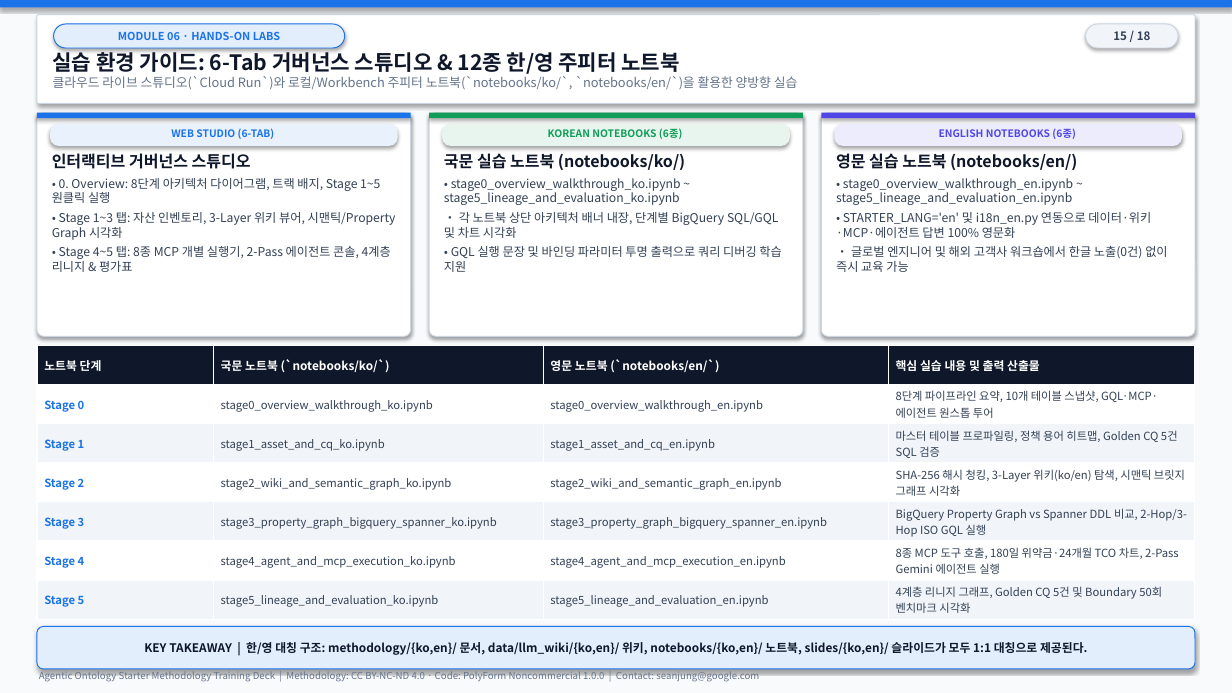
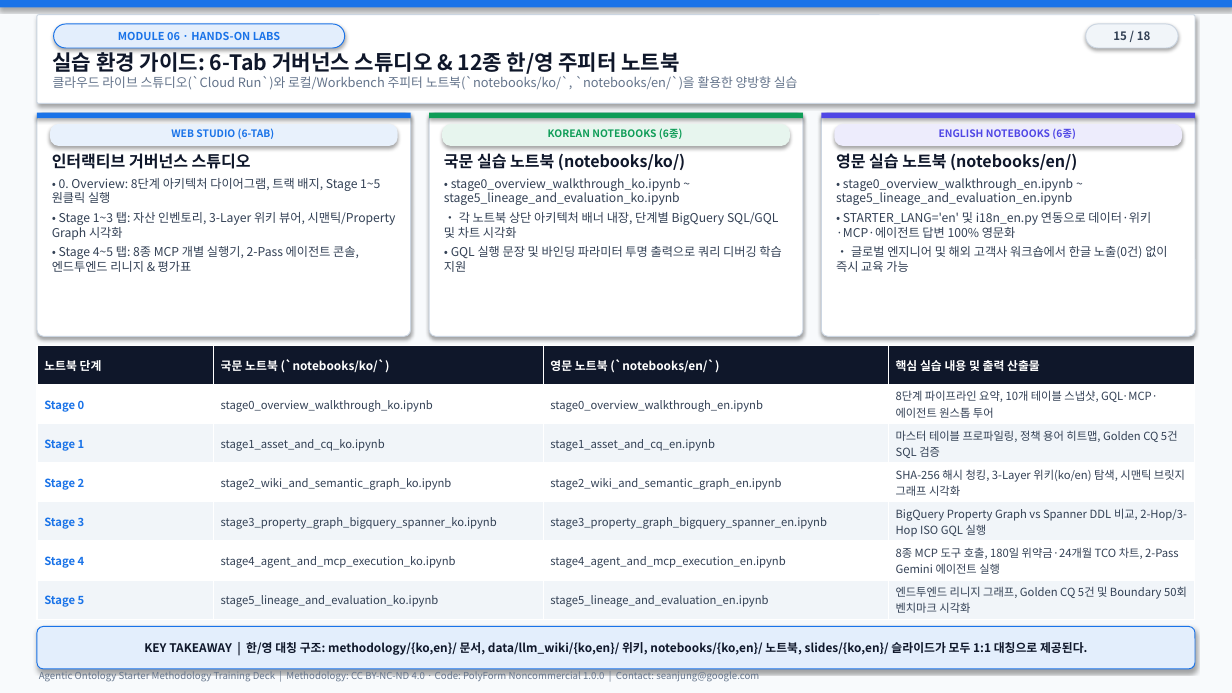
Before and after one commit to seanjungG/agentic-ontology-starter, a slide deck: slide 15 of slides/agentic_ontology_methodology_training_ko.pptx. Drawn at 1232x693 pixels with LibreOffice and Linux fonts; fonts in the diff are those of the drawing. Boxes give left, top, right and bottom in pixels: in the first picture for what was removed or moved away, otherwise in the second. Text is boxed around its words. In the diff, an @@ line names an element or a change of style, - is before the commit and + after.

```diff
--- a/slides/agentic_ontology_methodology_training_ko.pptx
+++ b/slides/agentic_ontology_methodology_training_ko.pptx
@@ text at (52, 246, 359, 272): text changed @@
-• Stage 4~5 탭: 8종 MCP 개별 실행기, 2-Pass 에이전트 콘솔, 4계층 리니지 & 평가표
+• Stage 4~5 탭: 8종 MCP 개별 실행기, 2-Pass 에이전트 콘솔, 엔드투엔드 리니지 & 평가표
@@ table at (37, 346, 1195, 619) @@
-row 7, column 4: 4계층 리니지 그래프, Golden CQ 5건 및 Boundary 50회 벤치마크 시각화
+row 7, column 4: 엔드투엔드 리니지 그래프, Golden CQ 5건 및 Boundary 50회 벤치마크 시각화
```
Also in this commit, not shown: 4 other slides changed, 48 other files.
